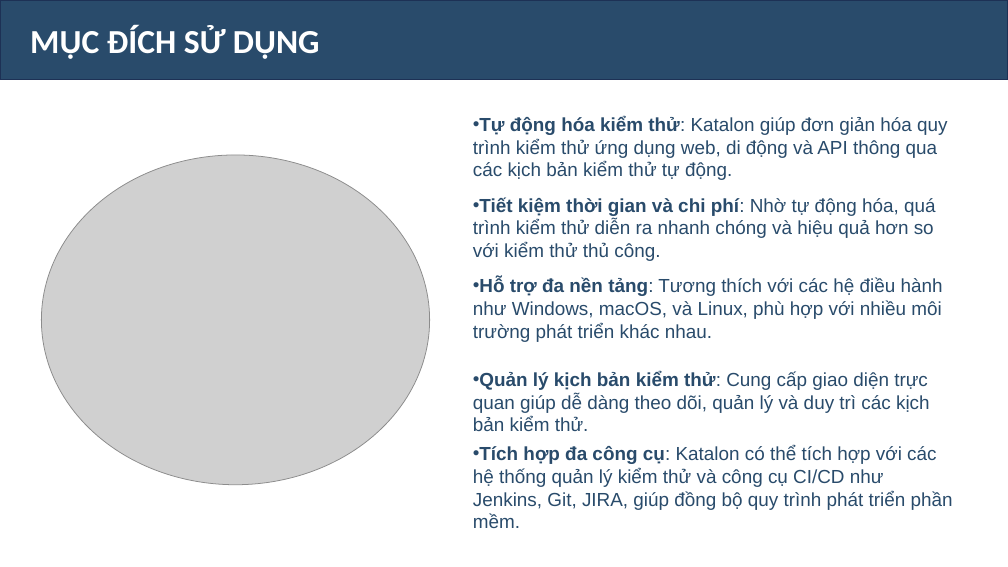
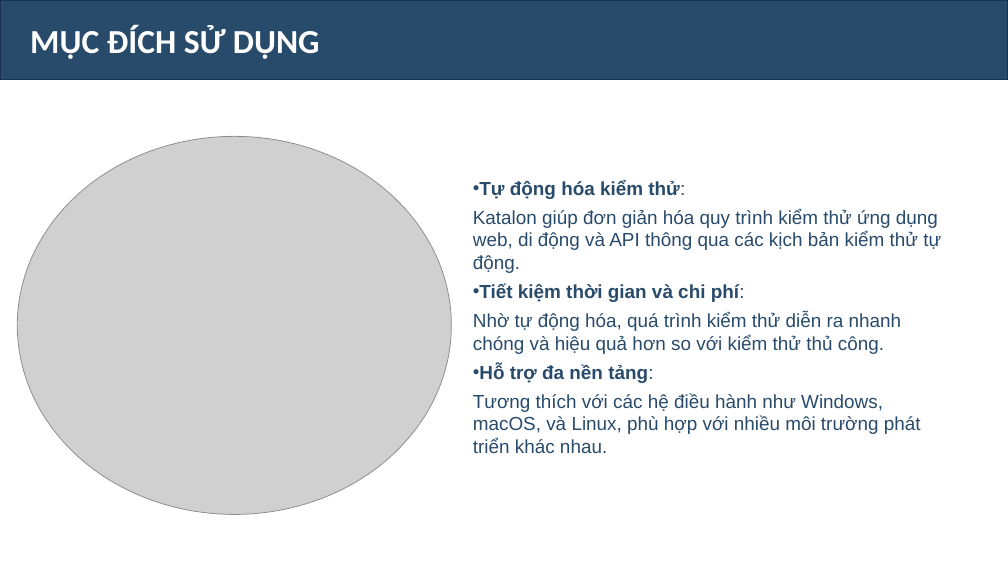
Before and after one commit to Oanh1503-git/DoAnKiemThu, a slide deck: slide 4 of THTH_slide.pptx. Drawn at 1008x567 pixels with LibreOffice and Linux fonts; fonts in the diff are those of the drawing; grey boxes stand for pictures. Boxes give left, top, right and bottom in pixels: in the first picture for what was removed or moved away, otherwise in the second. Text is boxed around its words. In the diff, an @@ line names an element or a change of style, - is before the commit and + after.

```diff
--- a/THTH_slide.pptx
+++ b/THTH_slide.pptx
@@ picture: place and size @@
-picture at <box>42,155,430,485</box>
+picture at <box>17,136,451,514</box>
@@ text at <box>473,180,941,453</box>: text changed @@
-• Tự động hóa kiểm thử: Katalon giúp đơn giản hóa quy trình kiểm thử ứng dụng web, di động và API thông qua các kịch bản kiểm thử tự động.
-• Tiết kiệm thời gian và chi phí: Nhờ tự động hóa, quá trình kiểm thử diễn ra nhanh chóng và hiệu quả hơn so với kiểm thử thủ công.
-• Hỗ trợ đa nền tảng: Tương thích với các hệ điều hành như Windows, macOS, và Linux, phù hợp với nhiều môi trường phát triển khác nhau.
+• Tự động hóa kiểm thử:
+Katalon giúp đơn giản hóa quy trình kiểm thử ứng dụng web, di động và API thông qua các kịch bản kiểm thử tự động.
+• Tiết kiệm thời gian và chi phí:
+Nhờ tự động hóa, quá trình kiểm thử diễn ra nhanh chóng và hiệu quả hơn so với kiểm thử thủ công.
+• Hỗ trợ đa nền tảng:
+Tương thích với các hệ điều hành như Windows, macOS, và Linux, phù hợp với nhiều môi trường phát triển khác nhau.
@@ text removed at <box>473,371,953,528</box> @@
-• Quản lý kịch bản kiểm thử: Cung cấp giao diện trực quan giúp dễ dàng theo dõi, quản lý và duy trì các kịch bản kiểm thử.
-• Tích hợp đa công cụ: Katalon có thể tích hợp với các hệ thống quản lý kiểm thử và công cụ CI/CD như Jenkins, Git, JIRA, giúp đồng bộ quy trình phát triển phần mềm.
```
Also in this commit, not shown: 4 other slides changed, 5 slides added, 1 slide removed.
